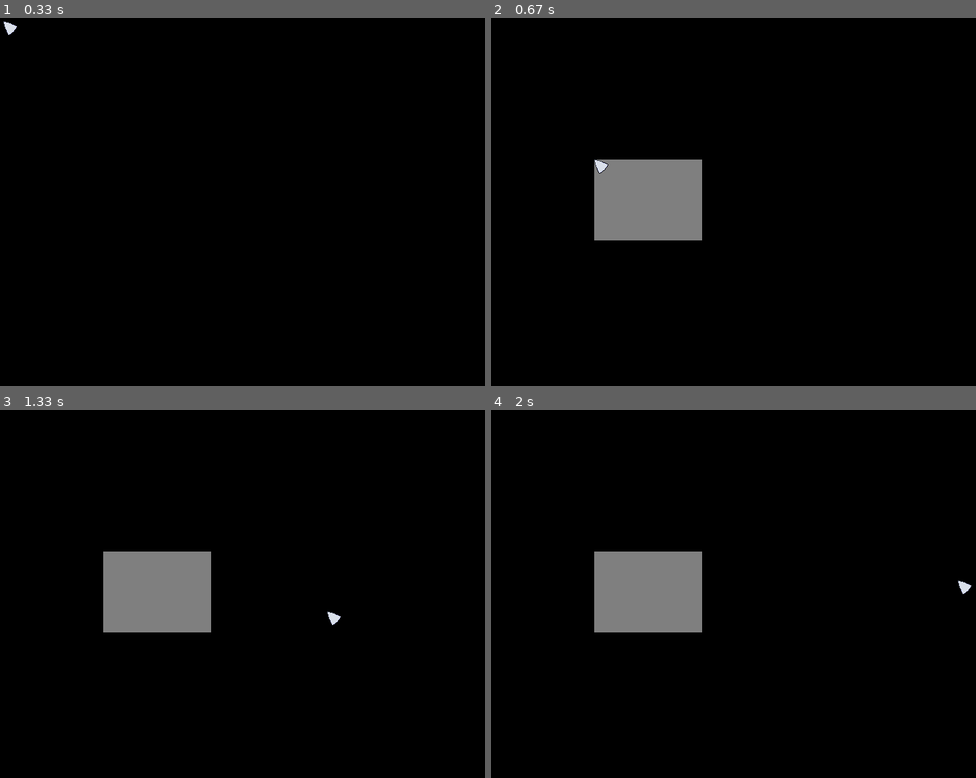
Above: before the commit, frames 1-4 (two rows, left to right).
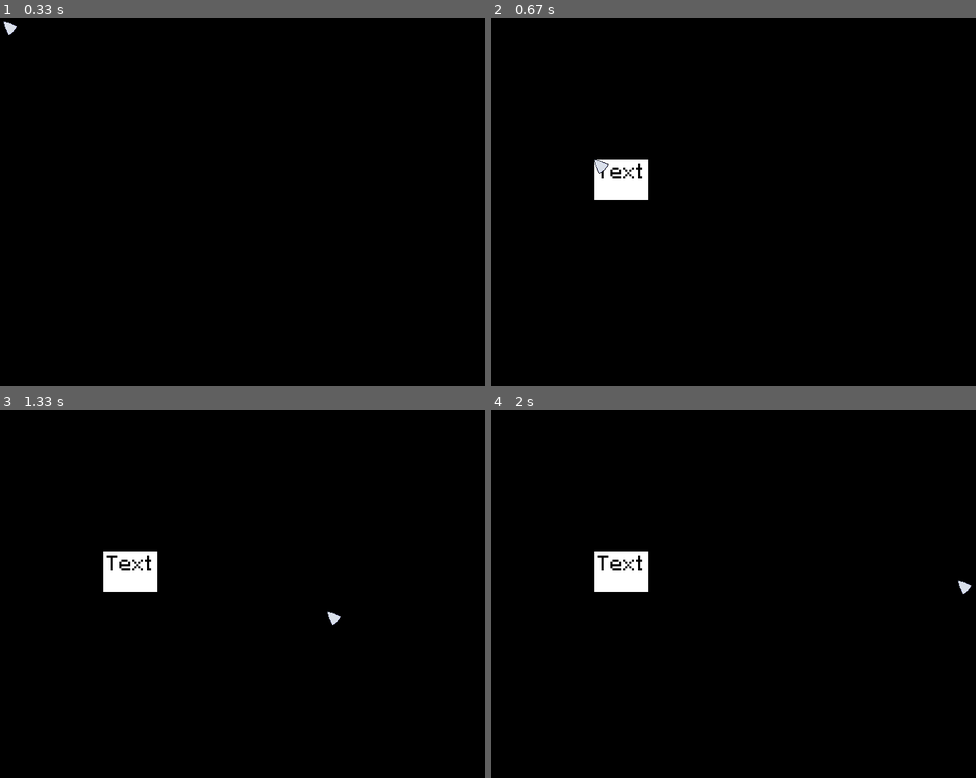
Above: after the commit, the same moments.

Repository: taypexx/Ambisense
Game: LÖVE game, started from main.lua
Same seed, same stepped clock (60 frames per second), same inputs: the game is played once before the commit and once after it.
Inputs (mouse positions are in pixels of both pictures, inside the frame that each line leads up to):
- Up to frame 1 (0.33 s): no input
- Up to frame 2 (0.67 s): right-click (592, 157) at 0.38 s
- Up to frame 3 (1.33 s): click (101, 708) at 0.72 s; press the mouse at (130, 571) at 1.03 s; move the mouse to (227, 590) at 1.13 s; release the mouse at (324, 612) at 1.27 s
- Up to frame 4 (2 s): press the mouse at (621, 571) at 1.37 s; move the mouse to (694, 520) at 1.47 s; release the mouse at (767, 468) at 1.6 s; press the mouse at (621, 571) at 1.7 s; move the mouse to (786, 575) at 1.8 s; release the mouse at (956, 579) at 1.93 s

Frame 1 is identical in both runs. In frame 2, 4.8% of the frame differs, in the area x 21-44%, y 38-61%; in frame 3, 4.9%; in frame 4, 4.9%.

Commit message:
Added text labels and fonts

Diff:
--- /dev/null
+++ b/engine/assets/asset_handler.lua
@@ -0,0 +1,71 @@
+---@class asset_handler
+---@field fonts table<string, font> Table of fonts. Key is the name of the font, value is the font object.
+---@field sprites table<string, table<string, sprite|sprite_sheet>> Table of sprites|sprite sheets. Key is the name of the folder, value is the table where key is the sprite|sprite sheet name and value is the sprite|sprite sheet object.
+local asset_handler = {
+    fonts = {},
+    sprites = {},
+}
+asset_handler.__index = asset_handler
+
+--- Gets the love font object
+---@param font_name string Name of the font.
+---@param size integer|nil Size of the font.
+---@return love.font|nil
+function asset_handler:get_font(font_name, size)
+    local font = self.fonts[font_name]
+    if not font then game.error(string.format("Cannot get the font: Font %s is not loaded.", font_name)) return end
+
+    size = size or 12
+    local love_font = font.fonts[size]
+    if not love_font then game.error(string.format("Cannot get the font: Font %s does not have size %d.", font_name, size)) return end
+
+    return love_font
+end
+
+--- Loads every asset into the memory.
+function asset_handler:init()
+    -- Loading fonts
+    for _,file_name in pairs(love.filesystem.getDirectoryItems("assets/fonts")) do
+        local file_path = "assets/fonts/"..file_name
+        local info = love.filesystem.getInfo(file_path)
+        if info and not info.isDirectory then
+            local font = game.assets.font:new(file_name)
+            if font then
+                self.fonts[font.name] = font
+            else
+                game.log("Cannot load font: Failed to create the font object.", 1)
+            end
+        else
+            game.log(string.format("Cannot load font: file_path %s is invalid.", file_path), 1)
+        end
+    end
+
+    -- Loading sprites
+    for _,folder_name in pairs(love.filesystem.getDirectoryItems("assets/sprites")) do
+        local file_path = "assets/sprites/"..folder_name
+        local info = love.filesystem.getInfo(file_path)
+        if info and info.type == "directory" then
+            for _,file_name in pairs(love.filesystem.getDirectoryItems(file_path)) do
+                local sub_file_path = file_path.."/"..file_name
+                local sub_info = love.filesystem.getInfo(sub_file_path)
+                if sub_info and sub_info.type == "file" then
+                    local sprite = game.assets.sprite:new_from_file(sub_file_path)
+                    if sprite then
+                        if not self.sprites[folder_name] then
+                            self.sprites[folder_name] = {}
+                        end
+                        self.sprites[folder_name][sprite.name] = sprite
+                    else
+                        game.log("Cannot load sprite: Failed to create the sprite object.", 1)
+                    end
+                else
+                    game.log(string.format("Cannot load sprite: file_path %s is invalid.", sub_file_path), 1)
+                end
+            end
+        else
+            game.log(string.format("Cannot load sprite: file_path %s is invalid.", file_path), 1)
+        end
+    end
+end
+
+return asset_handler
--- /dev/null
+++ b/engine/assets/font.lua
@@ -0,0 +1,49 @@
+local object = game.types.object
+
+---@class font:object
+---@field name string The file name of the font.
+---@field fonts table<integer,love.font> The love font objects.
+local font = {
+    name = nil,
+    fonts = nil
+}
+font.__index = font
+font.__newindex = game.utils.get_readonly_func({"name", "font"})
+
+-- Inherits
+setmetatable(font, object)
+
+--- Creates a new font from the file.
+---@param file_name string Name of the font relative to the assets/fonts.
+---@return font|nil
+function font:new(file_name)
+    if not file_name then game.error("Cannot create a new font: file_name was not provided.") return end
+    local file_path = "assets/fonts/"..file_name
+    if not love.filesystem.getInfo(file_path) then game.error("Cannot create a new font: file_path is incorrect.") return end
+
+    local new = setmetatable(object:new(), self)
+    new.name = game.utils.split(file_name, ".")[1] or file_name
+    new.fonts = {}
+
+    for _,size in ipairs({12, 14, 16, 18, 20, 24, 28, 32, 36, 48, 64, 72}) do
+        local love_font = love.graphics.newFont(file_path, size)
+        if love_font then
+            new.fonts[size] = love_font
+        else
+            game.error("Cannot create a new font: Font is incorrect.")
+            break
+        end
+    end
+
+    return new
+end
+
+--- Destroys the font and its love font object.
+function font:destroy()
+    if self.love_font then
+        self.love_font:release()
+    end
+    object.destroy(self)
+end
+
+return font
--- a/engine/assets/sprite.lua
+++ b/engine/assets/sprite.lua
@@ -1,10 +1,12 @@
 local object = game.types.object
 
----@class sprite
+---@class sprite:object
+---@field name string Name of the sprite.
 ---@field image love.image Sprite image.
 ---@field width integer Image width in pixels.
 ---@field height integer Image height in pixels.
 local sprite = {
+    name = nil,
     image = nil,
     width = nil,
     height = nil
@@ -17,11 +19,14 @@
 
 --- Creates a new sprite from image.
 ---@param image love.Image Image object.
+---@param name string Name of the sprite.
 ---@return sprite|nil
-function sprite:new_from_image(image)
+function sprite:new_from_image(image, name)
     if not image then game.error("Cannot create a new sprite: image was not provided.") return end
+    if not name then game.error("Cannot create a new sprite: name was not provided.") return end
 
     local new = setmetatable(object:new(), self)
+    new.name = name
     new.image = image
     new.width = image:getPixelWidth()
     new.height = image:getPixelHeight()
@@ -37,7 +42,10 @@
     if not love.filesystem.getInfo(file_path) then game.error("Cannot create a new sprite: file_path is incorrect.") return end
 
     local image = love.graphics.newImage(file_path)
-    return self:new_from_image(image)
+    if not image then game.error("Cannot create a new sprite: Image is incorrect.") return end
+
+    local name = game.utils.get_file_name(file_path)
+    return self:new_from_image(image, name)
 end
 
 --- Destroys the sprite. Also destroys its image.
--- a/engine/assets/sprite_sheet.lua
+++ b/engine/assets/sprite_sheet.lua
@@ -1,6 +1,7 @@
 local object = game.types.object
 
----@class sprite_sheet
+---@class sprite_sheet:object
+---@field name string Name of the sprite sheet.
 ---@field image love.image Main image of the sprite sheet.
 ---@field width integer Width of the main image in pixels.
 ---@field height integer Height of the main image in pixels.
@@ -8,6 +9,7 @@
 ---@field quad_width integer Width of one quad in pixels.
 ---@field quad_height integer Height of one quad in pixels.
 local sprite_sheet = {
+    name = nil,
     image = nil,
     width = nil,
     height = nil,
@@ -22,12 +24,13 @@
 setmetatable(sprite_sheet, object)
 
 --- Creates a new sprite sheet.
----@param file_path string Path of the sprite sheet relative to the assets.
+---@param file_path string Path of the sprite sheet relative to the assets/sprites.
 ---@param width integer Width of one quad in pixels.
 ---@param height integer Height of one quad in pixels.
 ---@return sprite_sheet|nil
 function sprite_sheet:new(file_path, width, height)
     if not file_path then game.error("Cannot create a new sprite sheet: file_path was not provided.") return end
+    local file_path = "assets/sprites/"..file_path
     if not love.filesystem.getInfo(file_path) then game.error("Cannot create a new sprite sheet: file_path is incorrect.") return end
 
     local quads = {}
@@ -42,6 +45,7 @@
     end
 
     local new = setmetatable(object:new(), self)
+    new.name = game.utils.get_file_name(file_path)
     new.image = image
     new.width = image_width
     new.height = image_height
@@ -59,7 +63,9 @@
     end
     if self.quads then
         for _,quad in pairs(self.quads) do
-            quad:release()
+            if quad then
+                quad:release()
+            end
         end
     end
     object.destroy(self)
--- a/engine/core.lua
+++ b/engine/core.lua
@@ -22,9 +22,9 @@
 game.types.event = require("engine.types.event")
 
 game.object_handler = require("engine.substrate.object_handler")
-
 game.audio_handler = require("engine.audio.audio_handler")
 game.graphics_handler = require("engine.graphics.graphics_handler")
+game.asset_handler = require("engine.assets.asset_handler")
 
 game.mouse = require("engine.input.mouse")
 game.keyboard = require("engine.input.keyboard")
@@ -32,6 +32,7 @@
 game.assets = {}
 game.assets.sprite = require("engine.assets.sprite")
 game.assets.sprite_sheet = require("engine.assets.sprite_sheet")
+game.assets.font = require("engine.assets.font")
 
 game.scenes = {}
 game.scenes.scene = require("engine.graphics.scenes.scene")
@@ -42,6 +43,7 @@
 
 game.ui = {}
 game.ui.ui_element = require("engine.graphics.ui.ui_element")
+game.ui.text_label = require("engine.graphics.ui.text_label")
 
 --------------------------------------------
 
@@ -51,6 +53,7 @@
 
 function game:load()
     self.appdata:init()
+    self.asset_handler:init()
     self.graphics_handler:init()
 
     self.log("Engine was successfully initialized.")
--- /dev/null
+++ b/engine/graphics/ui/text_label.lua
@@ -0,0 +1,70 @@
+local ui_element = game.ui.ui_element
+
+---@class text_label:ui_element
+---@field font love.font The font of the text label.
+---@field text string Text of the label.
+---@field text_color table<number> Color of the text. Table of type {r,g,b} where r,g and b are numbers from 0 to 1.
+---@field text_opacity number Opacity of the text. Number from 0 to 1. Default is 1.
+---@field text_align string Alignment of the text. More info: https://www.love2d.org/wiki/AlignMode.
+local text_label = {
+    font = nil,
+    text = nil,
+    text_color = nil,
+    text_opacity = nil,
+    text_align = nil
+}
+text_label.__index = text_label
+
+-- Inherits
+setmetatable(text_label, ui_element)
+
+--- Draws the text label.
+function text_label:draw()
+    if not self.active then return end
+
+    -- Draw the base
+    ui_element.draw(self)
+
+    -- Draw the text
+    love.graphics.setFont(self.font)
+    game.utils.set_color(self.text_color, self.text_opacity)
+
+    local x,y = self:get_position()
+    local width,height = self:get_size()
+
+    love.graphics.printf(self.text, x, y, width, self.text_align)
+    game.utils.reset_color()
+end
+
+--- Creates a new text label.
+---@param parent ui_element|scene Parent of the text label.
+---@param font love.font The font of the text label.
+---@param text string|nil Text of the label. Default is "Text".
+---@param text_color table<number>|nil Color of the text. Table of type {r,g,b} where r,g and b are numbers from 0 to 1. Default is {0,0,0}.
+---@param color table<number>|nil Color of the label. Table of type {r,g,b} where r,g and b are numbers from 0 to 1. Default is {1,1,1}.
+---@param text_align string|nil Alignment of the text. Default is "center". More info: https://www.love2d.org/wiki/AlignMode. Default is "left".
+---@param layer integer|nil Initial layer to draw the component on. Should be 1000 or higher. Default is 1000.
+---@param x number|nil X position on the screen from 0 to 1. Default is 0.
+---@param y number|nil Y position on the screen where 0 to 1. Default is 0.
+---@param width number|nil Width from 0 to 1. Default is 0.5.
+---@param height number|nil Height from 0 to 1. Default is 0.5.
+function text_label:new(parent, font, text, text_color, color, text_align, layer, x, y, width, height)
+    if not parent then game.error("Cannot create a new text label: parent was not provided.") return end
+
+    local new = setmetatable(ui_element:new(parent, layer, x, y, width, height), self)
+    new.font = font
+    new.text = text or "Text"
+    new.text_color = text_color or {0,0,0}
+    new.text_opacity = 1
+    new.text_align = text_align or "center"
+    new.color = color or {1,1,1}
+
+    return new
+end
+
+--- Destroys the text label.
+function text_label:destroy()
+    ui_element.destroy(self)
+end
+
+return text_label
--- a/engine/graphics/ui/ui_element.lua
+++ b/engine/graphics/ui/ui_element.lua
@@ -7,7 +7,8 @@
 ---@field y number Y position inside the parent where 0 - the top most pixel, 1 - the bottom most pixel, 0.5 - center.
 ---@field width number Width where 0 covers 0% of the parent's width, 1 covers 100% of the parent's width.
 ---@field active boolean True if the element is visible and can be interacted, otherwise false.
----@field transparency number Transparency where 0 - fully visible, 1 - fully transparent,
+---@field color table<number> Сolor of the element. Table of type {r,g,b} where r,g and b are numbers from 0 to 1.
+---@field opacity number Opacity where 0 - invisible, 1 - fully visible.
 ---@field height number Height where 0 covers 0% of the parent's height, 1 covers 100% of the parent's height.
 ---@field parent ui_element|scene|nil Parent UI element. To change use ui_element:set_parent().
 ---@field children table<ui_element> Children UI elements.
@@ -21,7 +22,8 @@
     height = nil,
 
     active = nil,
-    transparency = nil,
+    color = nil,
+    opacity = nil,
 
     parent = nil,
     children = nil,
@@ -44,7 +46,7 @@
     local x,y = self:get_position()
     local width,height = self:get_size()
 
-    utils.apply_transparency(self.transparency)
+    utils.set_color(self.color, self.opacity)
     love.graphics.rectangle("fill", x, y, width, height)
     utils.reset_color()
 end
@@ -54,6 +56,9 @@
 ---@param y integer Y position to check.
 ---@return boolean
 function ui_element:does_overlap(x,y)
+    x = x or 0
+    y = y or 0
+
     local ox,oy = self:get_position()
     local width,height = self:get_size()
 
@@ -64,6 +69,9 @@
 ---@param x integer New width in pixels.
 ---@param y integer New height in pixels.
 function ui_element:set_position(x,y)
+    x = x or 0
+    y = y or 0
+
     local ox,oy = self:get_position()
     local ow,oh = self:get_size()
     self.x = x / (ox + ow)
@@ -74,6 +82,9 @@
 ---@param width integer New width in pixels.
 ---@param height integer New height in pixels.
 function ui_element:set_size(width, height)
+    width = width or 0
+    height = height or 0
+
     local ow,oh = self:get_size()
     self.width = width / ow * self.width
     self.height = height / oh * self.height
@@ -140,16 +151,18 @@
 end
 
 --- Creates a new UI element.
----@param scene scene Scene to add this element to.
+---@param parent ui_element|scene Initial parent of the UI element.
 ---@param layer integer|nil Initial layer to draw the component on. Should be 1000 or higher. Default is 1000.
 ---@param x number|nil X position on the screen from 0 to 1. Default is 0.
 ---@param y number|nil Y position on the screen where 0 to 1. Default is 0.
 ---@param width number|nil Width from 0 to 1. Default is 0.5.
 ---@param height number|nil Height from 0 to 1. Default is 0.5.
----@param parent ui_element|scene|nil Initial parent of the UI element.
 ---@return ui_element|nil
-function ui_element:new(scene, layer, x, y, width, height, parent)
-    if not scene then game.error("Cannot create a new UI element: scene was not provided.") return end
+function ui_element:new(parent, layer, x, y, width, height)
+    if not parent then game.error("Cannot create a new UI element: parent was not provided.") return end
+
+    local scene = parent.scene or parent
+    if not scene then game.error("Cannot create a new UI element: parent is not a scene or a UI element.") return end
 
     local new = setmetatable(scene_component:new(scene,layer or 1000), self)
 
@@ -160,7 +173,8 @@
     new.height = (height and utils.clamp(height, 0, 1)) or 0.5
 
     new.active = true
-    new.transparency = 0.5
+    new.color = {1,1,1}
+    new.opacity = 1
 
     new.on_mouse_enter = event:new()
     new.on_mouse_leave = event:new()
--- a/engine/input/cursor.lua
+++ b/engine/input/cursor.lua
@@ -18,23 +18,17 @@
 setmetatable(cursor, object)
 
 --- Creates a new cursor.
----@param file_name string Name of the cursor sprite file. All cursors are stored in assets/sprites/cursors.
+---@param sprite sprite Sprite of the cursor.
 ---@param x integer|nil X coordinate of the cursor hot spot.
 ---@param y integer|nil Y coordinate of the cursor hot spot.
 ---@return cursor|nil
-function cursor:new(file_name, x, y)
-    if not file_name then game.error("Cannot create a cursor: file_name was not provided.") return end
-    local file_path = "assets/sprites/cursors/"..file_name
-    if not love.filesystem.getInfo(file_path) then game.error("Cannot create a cursor: file path is invalid.") return end
-
-    local sprite = game.assets.sprite:new_from_file(file_path)
-    if not sprite then return end
-
+function cursor:new(sprite, x, y)
+    if not sprite then game.error("Cannot create a cursor: sprite was not provided.") return end
     x = x or 0
     y = y or 0
 
     local new = setmetatable(object:new(), self)
-    new.name = game.utils.split(file_name, ".")[1] or file_name
+    new.name = sprite.name
     new.sprite = sprite
     new.x_hot = x
     new.y_hot = y
@@ -44,9 +38,6 @@
 
 
 function cursor:destroy()
-    if self.sprite then
-        self.sprite:destroy()
-    end
     object.destroy(self)
 end
 
--- a/engine/input/mouse.lua
+++ b/engine/input/mouse.lua
@@ -1,4 +1,5 @@
 local event = game.types.event
+local asset_handler = game.asset_handler
 
 ---@class mouse
 ---@field cursors table<string,cursor> All cached cursors. Key is the cursor name.
@@ -44,14 +45,15 @@
 
 --- Loads all cursors from assets/sprites/cursors
 function mouse:load_cursors()
+    if not asset_handler.sprites.cursors then game.error("Cannot load cursors: Cursor sprites are not loaded.") return end
+
     for _,cursor in pairs(self.cursors) do
         cursor:destroy()
     end
-
     self.cursors = {}
 
-    for _,cursor_file_name in pairs(love.filesystem.getDirectoryItems("assets/sprites/cursors")) do
-        local cursor = game.input.cursor:new(cursor_file_name)
+    for _,sprite in pairs(asset_handler.sprites.cursors) do
+        local cursor = game.input.cursor:new(sprite)
         if cursor then
             self.cursors[cursor.name] = cursor
         end
--- a/engine/substrate/object_handler.lua
+++ b/engine/substrate/object_handler.lua
@@ -30,6 +30,10 @@
     local id = object.object_id
     self.objects[id] = nil
 
+    for k,_ in pairs(object) do
+        object[k] = nil
+    end
+
     game.log(string.format("Object %i was destroyed. Is nil: %s", id, tostring(object==nil)))
 end
 
--- a/engine/substrate/utils.lua
+++ b/engine/substrate/utils.lua
@@ -67,11 +67,18 @@
     return x
 end
 
---- Applies transparency on the current drawing color.
---- @param transparency number Number from 0 to 1. 0 - fully visible, 1 - fully transparent.
-function utils.apply_transparency(transparency)
+--- Sets the current drawing color.
+---@param color table<number> Сolor of the element. Table of type {r,g,b} where r,g and b are numbers from 0 to 1.
+---@param opacity number|nil Opacity where 0 - invisible, 1 - fully visible. Default is 1.
+function utils.set_color(color, opacity)
+    love.graphics.setColor(color[1], color[2], color[3], opacity or 1)
+end
+
+--- Applies opacity on the current drawing color.
+--- @param opacity number Number from 0 to 1. 0 - fully invisible, 1 - fully visible.
+function utils.apply_opacity(opacity)
     local r,g,b,a = love.graphics.getColor()
-    love.graphics.setColor(r,g,b,a * transparency)
+    love.graphics.setColor(r,g,b,a * opacity)
 end
 
 --- Resets the current drawing color to white.
@@ -108,4 +115,13 @@
     end
 end
 
+--- Gets the file name from the file path without extension.
+---@param file_path string Path of the file.
+---@return string|nil name File name without extension or nil if file_path is invalid.
+function utils.get_file_name(file_path)
+    local path_split = utils.split(file_path, "/")
+    local file_name = path_split[#path_split]
+    return utils.split(file_name, ".")[1] or file_name
+end
+
 return utils
--- a/src/run.lua
+++ b/src/run.lua
@@ -13,11 +13,12 @@
     local layer = 1000
 
     mouse.on_right_down:sub(function()
-        local elem = game.ui.ui_element:new(
-            main_scene, layer,
-            mouse:getX() / love.graphics.getPixelWidth(),
-            mouse:getY() / love.graphics.getPixelHeight(),
-            0.2,0.2
+        local elem = game.ui.text_label:new(
+            main_scene, game.asset_handler:get_font("pixeloid_sans", 28),
+            nil, nil, nil, nil, layer,
+            love.mouse.getX()/love.graphics.getWidth(),
+            love.mouse.getY()/love.graphics.getHeight(),
+            0.1, 0.1
         )
         elem:set_parent(main_scene)
 
Not shown, added: EULAs/1001fonts-karmatic-arcade-eula
Renamed: EULA -> EULAs/EULA
Binary file added: assets/fonts/karmatic_arcade.ttf
Binary file added: assets/fonts/pixeloid_sans.ttf
Binary file added: assets/fonts/pixeloid_sans_bold.ttf
